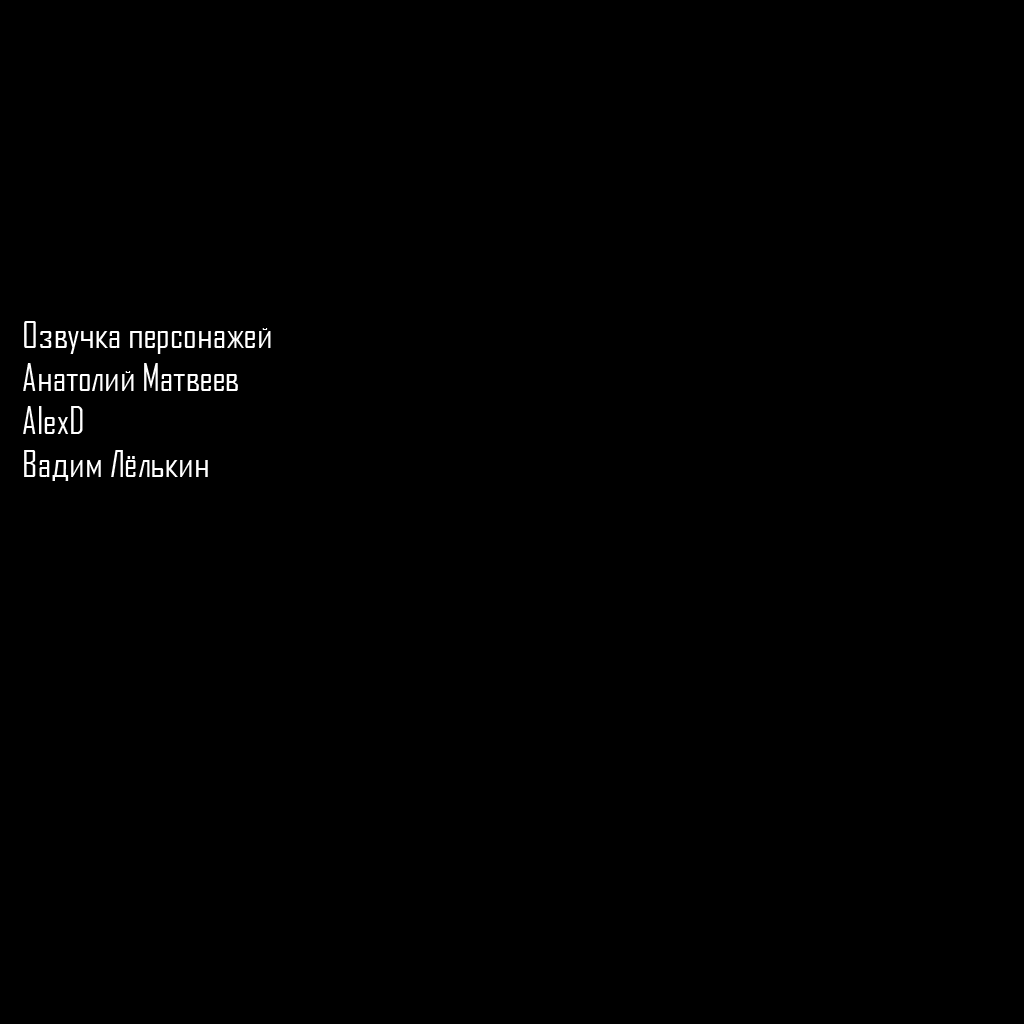
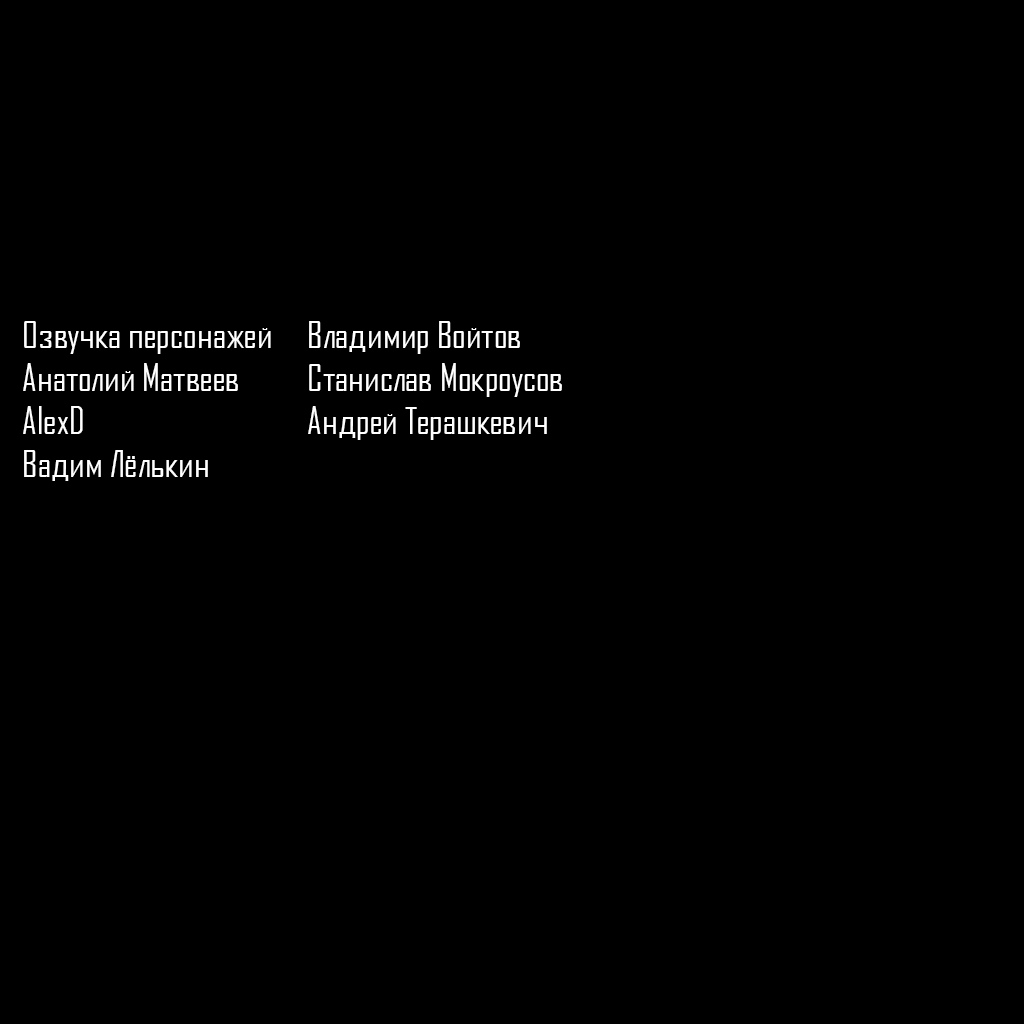
The second 1024×1024 image is a revision of the first. Changes to its layers:
added layer "Владимир Войтов Станислав Мокроусов Андрей Терашкевич" above "Озвучка персонажей Анатолий Матвеев AlexD Вадим Лёлькин" over (x1=308, y1=321, x2=562, y2=440)
